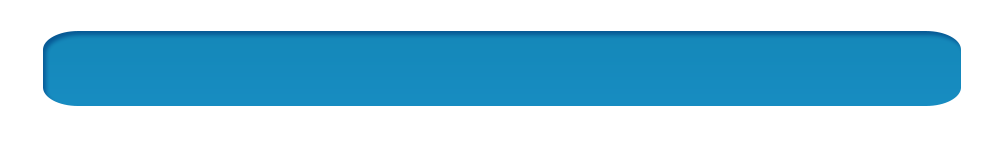
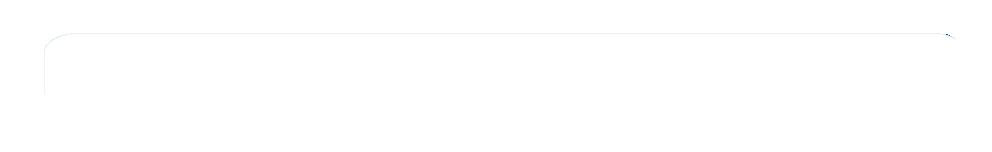
Layered file, before and after one edit (992×152). Changes by layer:
painted on "Rounded Rectangle 4", unmasked it over [43, 31, 961, 106]
